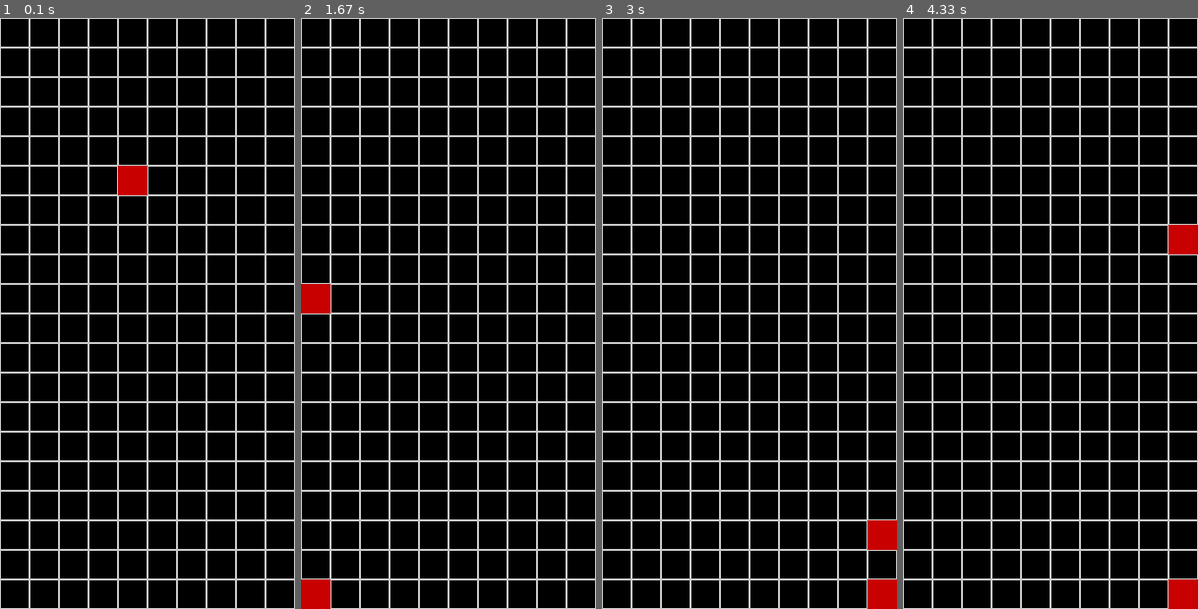
Above: before the commit, frames 1-4 (left to right).
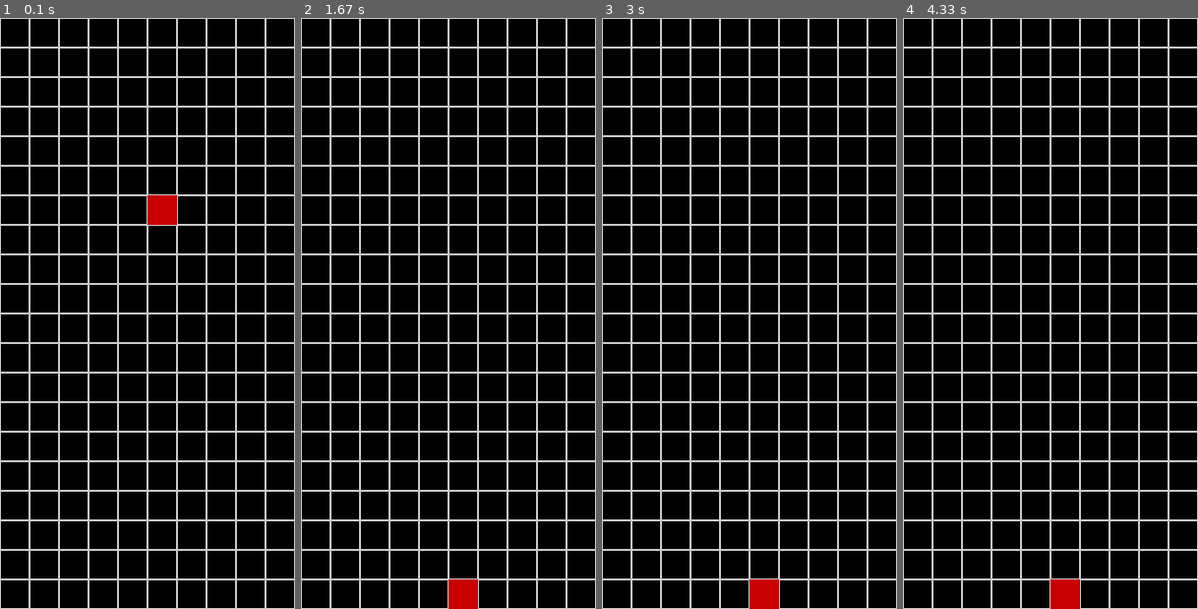
Above: after the commit, the same moments.

Repository: Hillyz/Tetris
Game: pygame game, started from tetris.py
Two runs of this game, one before a commit and one after it. Both use one fixed random seed, a clock stepped at 60 frames per second and the inputs below.
Inputs:
- Up to frame 1 (0.1 s): no input
- Up to frame 2 (1.67 s): hold Right 0.33-0.8 s; hold Right 0.83-1.3 s; hold Left from 1.33 s (still down)
- Up to frame 3 (3 s): release Left at 1.87 s; hold Left 1.9-2.37 s; hold Right from 2.4 s (still down)
- Up to frame 4 (4.33 s): release Right at 3.03 s; hold Left 3.07-3.53 s; hold Right 3.57-4.03 s; hold Right from 4.07 s (still down)

The runs differ from the first frame. In frame 1, 1.0% of the frame differs, in the area x 40-60%, y 25-35%; in frame 2, 1.5%, in the area x 0-60%, y 45-100%; in frame 3, 1.5%; in frame 4, 1.5%.

Commit message:
Changed block to pygame sprite for collision detection

Diff:
--- a/pygameGlobals.py
+++ b/pygameGlobals.py
@@ -1,6 +1,7 @@
 import pygame as pg
 
 pg.init()
+pg.mixer.init()
 clock = pg.time.Clock()
 FPS = 60
 fpsCounter = 0
--- a/tetris.py
+++ b/tetris.py
@@ -4,23 +4,28 @@
 #Class for a single block, will be used to make shapes later
 class Block(pg.sprite.Sprite):
     def __init__(self, x, y):
-        self.screen = SCREEN
+        pg.sprite.Sprite.__init__(self)
+        self.image = pg.Surface((cellsize, cellsize))
+        self.image.fill((200, 0, 0))
+        self.rect = self.image.get_rect()
+        self.rect.topleft = (win_x//2, win_y//20)
+#        self.screen = SCREEN
         self.x = x
         self.y = y
         self.vel_y = win_y//20
         self.vel_x = win_x//10
 
-    def draw(self):
-        rect = pg.Rect(self.x, self.y, cellsize, cellsize)
-        pg.draw.rect(self.screen, (200, 0, 0), rect)
+#    def draw(self):
+#        rect = pg.Rect(self.x, self.y, cellsize, cellsize)
+#        pg.draw.rect(self.screen, (200, 0, 0), rect)
 
     def move_down(self):
         blocklst = []
         #Block moves downwards naturally
-        if fpsCounter % 100 == 0 and self.y < win_y - win_y//20:
-            self.y += self.vel_y
+        if fpsCounter % 100 == 0 and self.rect.y < win_y - win_y//20:
+            self.rect.y += self.vel_y
         else:
-            self.y = win_y - win_y//20
+            self.rect.y = win_y - win_y//20
 
     def move_right(self):
         if self.x < win_x - win_x//10:
@@ -33,6 +38,10 @@
             self.x -= self.vel_x
         else:
             self.x = 0
+
+    def checkCollision(self, sprite2):
+        if self.y > sprite2.y - win_y//20:
+            return True
 
 #Child class, consists of blocks
 class Tetrimino(Block):
@@ -57,6 +66,9 @@
     block = Block((win_x//2 - win_x//10), win_y//20)
     fpsCounter = 0
     blocks = []
+    locked_blocks = []
+    all_sprites = pg.sprite.Group()
+    all_sprites.add(block)
 
     blocks.append(block)
 
@@ -77,17 +89,31 @@
         #NB
         #NOT REALLY USEFUL, ONLY TEMPORARY
         for block in blocks:
-            block.draw()
+            #block.draw()
             block.move_down()
             if keys[pg.K_RIGHT]:
                 block.move_right()
             if keys[pg.K_LEFT]:
                 block.move_left()
 
+            #if block.checkCollision(locked_blocks):
+                #locked_blocks.append(block)
+                #blocks.remove(block)
+
         if block.y > win_y - win_y//10:
+            locked_blocks.append(block)
+            blocks.remove(block)
             blocks.append(Block((win_x//2 - win_x//10), win_y//20))
 
 
+
+        for block in locked_blocks:
+            pass
+            #block.draw()
+
+        all_sprites.update()
+
+        all_sprites.draw(SCREEN)
 
         clock.tick(FPS)
         fpsCounter += 1
